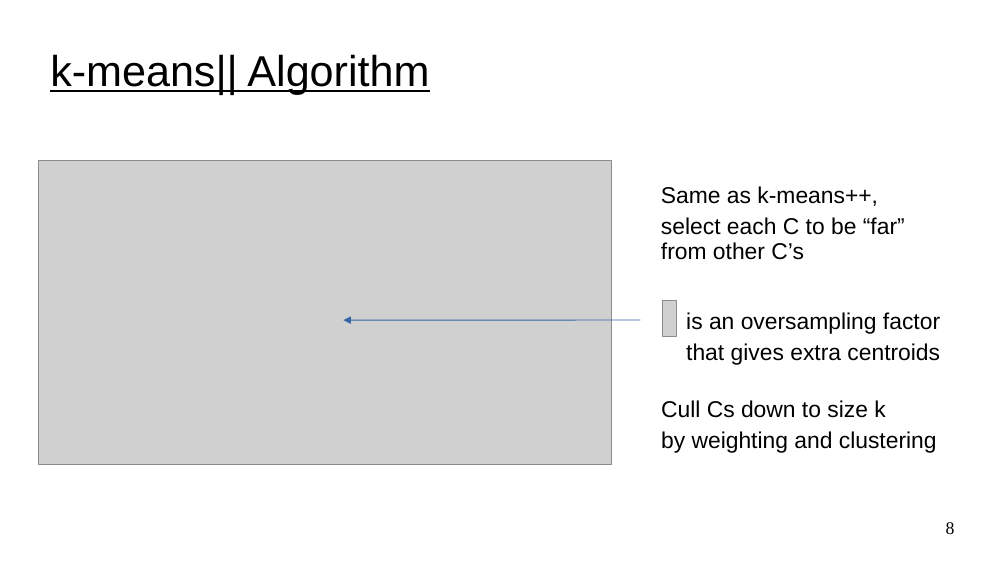
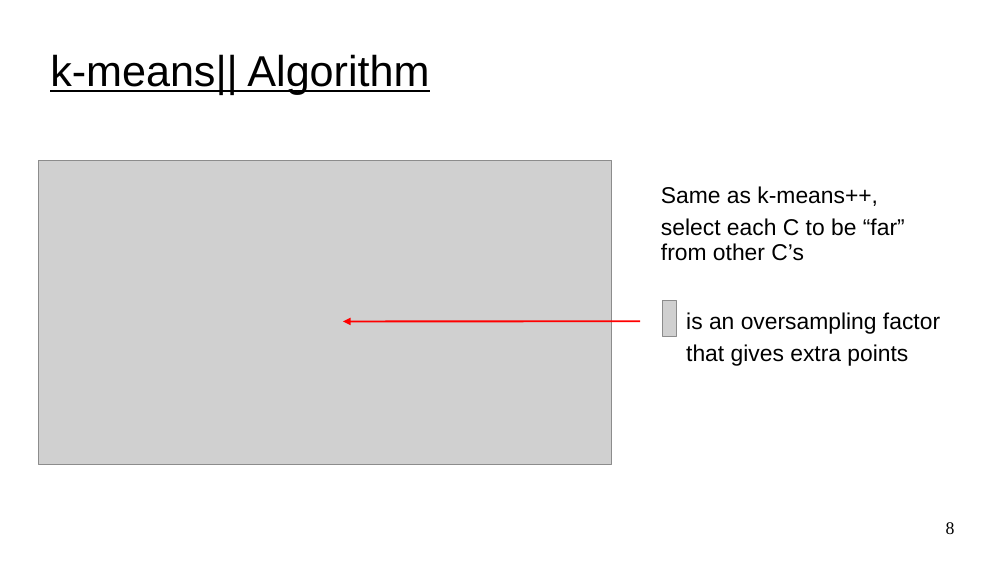
Before and after one commit to UVADS/distributed_computing, a slide deck: slide 8 of 05_clustering_and_dim_reduction/content_clustering/k_means_extensions.ppt. Drawn at 1008x567 pixels with LibreOffice and Linux fonts; fonts in the diff are those of the drawing; grey boxes stand for pictures. Boxes give left, top, right and bottom in pixels: in the first picture for what was removed or moved away, otherwise in the second. Text is boxed around its words. In the diff, an @@ line names an element or a change of style, - is before the commit and + after.

```diff
--- a/05_clustering_and_dim_reduction/content_clustering/k_means_extensions.ppt
+++ b/05_clustering_and_dim_reduction/content_clustering/k_means_extensions.ppt
@@ arrow (640, 321) - (343, 322): stroke #3465A4 0.74 pt to #FF0000 1.45 pt @@
@@ text at box(686, 344, 908, 366): text changed @@
-that gives extra centroids
+that gives extra points
@@ text removed at box(661, 400, 937, 453) @@
-Cull Cs down to size k
-by weighting and clustering
```
Also in this commit, not shown: 2 other slides changed, 1 slide added.
